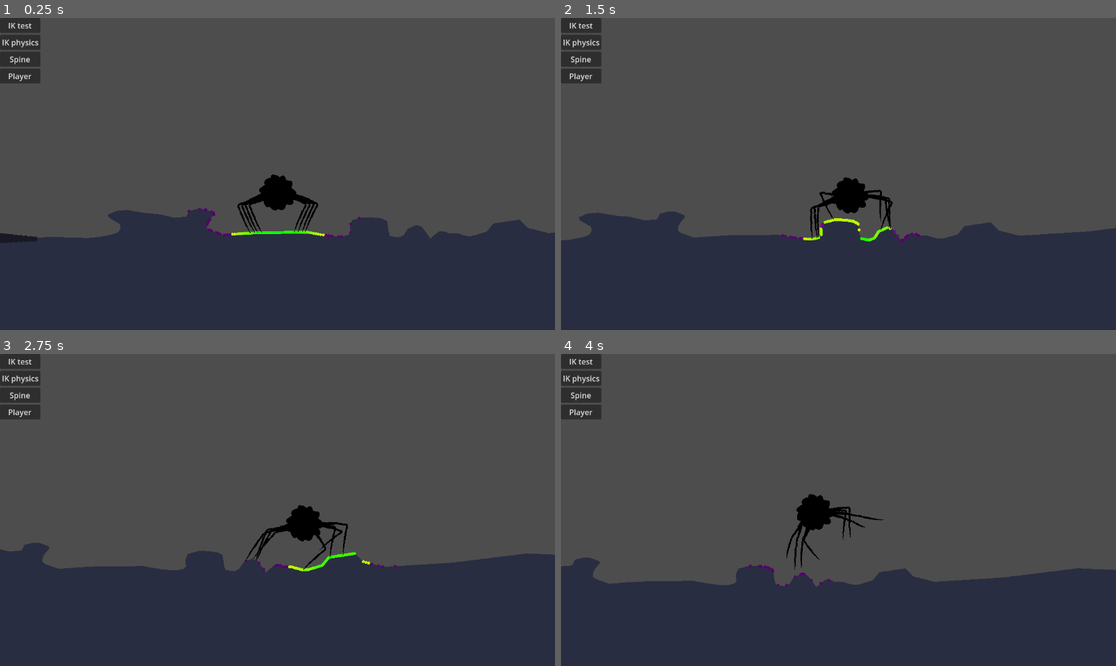
Above: before the commit, frames 1-4 (two rows, left to right).
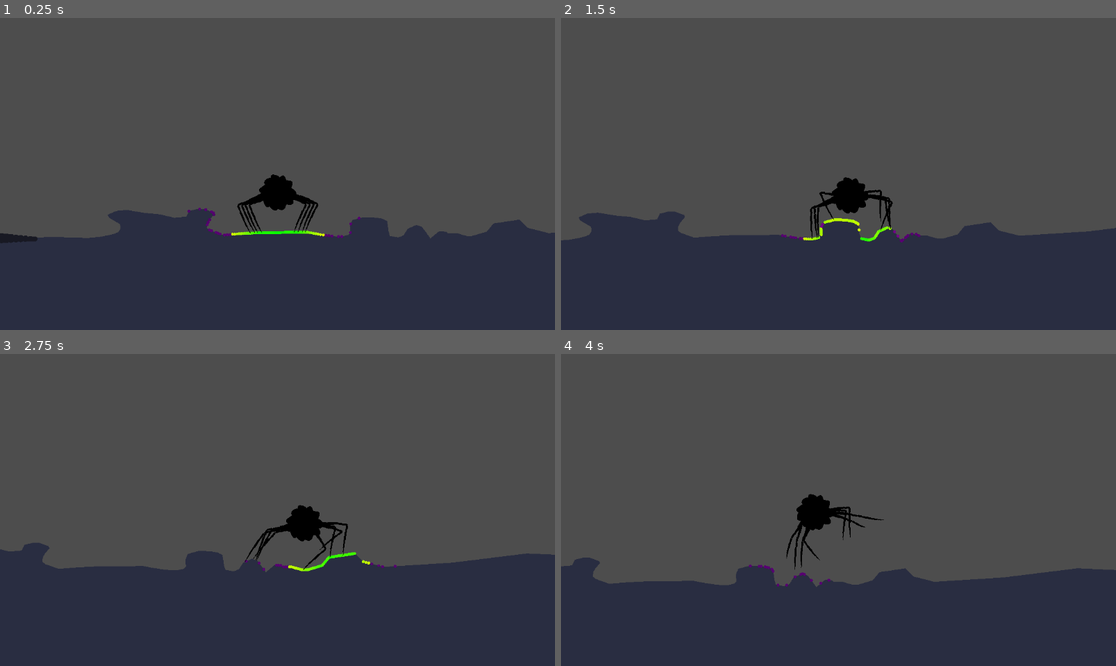
Above: after the commit, the same moments.

Repository: p4triko/CG-2025-Project-Procedural-Animation
Game: Godot game, scene res://scenes/player_testing.tscn
The game is run twice, just before and just after one commit, with the same random seed, the same clock (stepped at 60 frames per second) and the same inputs.
Inputs (mouse positions are in pixels of both pictures, inside the frame that each line leads up to):
- Up to frame 1 (0.25 s): no input
- Up to frame 2 (1.5 s): move the mouse to (960, 158) at 0.52 s; hold D (game_right) 0.53-1.28 s; hold Shift (game_sprint) 0.53-1.28 s; tap Space (game_jump) at 0.77 s; move the mouse to (727, 189) at 1.27 s; hold S (game_down) from 1.28 s (still down); tap Shift (game_sprint) at 1.35 s
- Up to frame 3 (2.75 s): tap Space (game_jump) at 1.52 s; move the mouse to (333, 441) at 2.02 s; release S (game_down) at 2.03 s; hold D (game_right) from 2.03 s (still down); hold Shift (game_sprint) from 2.03 s (still down)
- Up to frame 4 (4 s): move the mouse to (810, 572) at 2.77 s; release D (game_right) at 2.78 s; release Shift (game_sprint) at 2.78 s; hold W (game_up) 2.78-3.53 s; tap Shift (game_sprint) at 2.85 s; tap Space (game_jump) at 3.02, 3.77 s; move the mouse to (1005, 556) at 3.52 s; hold A (game_left) from 3.53 s (still down); hold Shift (game_sprint) from 3.53 s (still down)

The runs differ from the first frame. In frame 1, 1.3% of the frame differs, in the area x 0-8%, y 0-21%; in frame 2, 1.3%; in frame 3, 1.3%; in frame 4, 1.3%.

Commit message:
Add more tentacles with different behaviour to the main scene

Diff:
--- a/scenes/main.tscn
+++ b/scenes/main.tscn
@@ -85,7 +85,7 @@
 polygon = PackedVector2Array(3004, -177, 2037, -62, 1080, -62, 1146, 416, 2102, 435, 3088, 283, 3979, 324, 4248, -64, 4470, -1034, 5780, -1024, 5522, 1317, 301, 1300, 272, -1020, 4505, -1031, 4349, -94)
 
 [node name="CaveCeiling" parent="Cave" instance=ExtResource("4_85g3d")]
-position = Vector2(1632, 386)
+position = Vector2(1625, 397)
 
 [node name="CaveCeiling2" parent="Cave" instance=ExtResource("5_choun")]
 position = Vector2(1630, 3)
@@ -115,11 +115,11 @@
 scale = Vector2(0.99999994, 0.99999994)
 
 [node name="Tentacle" parent="Cave" instance=ExtResource("5_o6xl0")]
-position = Vector2(1341, 393)
-rotation = 0.23368782
-scale = Vector2(0.49999997, 0.49999997)
-follows_mouse = false
-rest_angle = -90.0
+position = Vector2(1180.0001, 271.00003)
+rotation = 0.23368782
+scale = Vector2(0.49999997, 0.49999997)
+follows_mouse = false
+rest_angle = -48.0
 max_length = 200.0
 
 [node name="Tentacle2" parent="Cave" instance=ExtResource("5_o6xl0")]
@@ -132,6 +132,66 @@
 wave_frequency = 1.0
 wave_speed = 2.0
 
+[node name="Tentacle3" parent="Cave" instance=ExtResource("5_o6xl0")]
+position = Vector2(2281, -75)
+rotation = 0.23368782
+scale = Vector2(0.49999997, 0.49999997)
+follows_mouse = false
+max_length = 250.0
+wave_amplitude = 3.0
+wave_frequency = 2.1
+wave_speed = 3.2
+
+[node name="Tentacle4" parent="Cave" instance=ExtResource("5_o6xl0")]
+position = Vector2(3152, -162.99997)
+rotation = 0.23368782
+scale = Vector2(0.49999997, 0.49999997)
+follows_mouse = false
+max_length = 225.0
+wave_amplitude = 2.0
+wave_frequency = 1.0
+wave_speed = 3.7
+
+[node name="Tentacle5" parent="Cave" instance=ExtResource("5_o6xl0")]
+position = Vector2(4054, 142.00003)
+rotation = 0.23368782
+scale = Vector2(0.49999997, 0.49999997)
+follows_mouse = false
+rest_angle = -155.549
+wave_amplitude = 8.0
+wave_frequency = 1.3
+wave_speed = 2.1
+
+[node name="Tentacle8" parent="Cave" instance=ExtResource("5_o6xl0")]
+position = Vector2(4072, 124.00003)
+rotation = 0.23368782
+scale = Vector2(0.49999997, 0.49999997)
+follows_mouse = false
+rest_angle = -176.358
+wave_amplitude = 8.0
+wave_frequency = 1.3
+wave_speed = 2.6
+
+[node name="Tentacle6" parent="Cave" instance=ExtResource("5_o6xl0")]
+position = Vector2(4102, 90.99997)
+rotation = 0.23368782
+scale = Vector2(0.49999997, 0.49999997)
+follows_mouse = false
+rest_angle = -155.549
+wave_amplitude = 2.0
+wave_frequency = 1.0
+wave_speed = 2.2
+
+[node name="Tentacle7" parent="Cave" instance=ExtResource("5_o6xl0")]
+position = Vector2(4075, 114.00003)
+rotation = 0.23368782
+scale = Vector2(0.49999997, 0.49999997)
+follows_mouse = false
+rest_angle = -155.549
+wave_amplitude = 0.5
+wave_frequency = 1.4
+wave_speed = 2.2
+
 [node name="Spines" type="Node2D" parent="Cave"]
 position = Vector2(1153, -97)
 
@@ -161,7 +221,6 @@
 [node name="Spine4" parent="Cave/Spines" node_paths=PackedStringArray("path_to_follow") instance=ExtResource("6_o6xl0")]
 z_index = -2
 path_to_follow = NodePath("../Spline4Path")
-speed = 300.0
 
 [node name="Spline4Path" type="Path2D" parent="Cave/Spines"]
 curve = SubResource("Curve2D_eb6dy")
--- a/scenes/scene_menu.tscn
+++ b/scenes/scene_menu.tscn
@@ -7,6 +7,7 @@
 [ext_resource type="PackedScene" uid="uid://cakvphaqkix4w" path="res://scenes/player_testing.tscn" id="5_4kt5k"]
 
 [node name="CanvasLayer" type="CanvasLayer"]
+visible = false
 
 [node name="SceneMenu" type="VBoxContainer" parent="."]
 offset_right = 40.0
--- a/scripts/tentacle.gd
+++ b/scripts/tentacle.gd
@@ -68,6 +68,8 @@
 	if tip_point:
 		tip_point.global_position = segments[-1]
 
+	queue_redraw()
+
 func solve_ik(target: Vector2) -> void:
 	segments[-1] = target # Snap tip to the target
 
@@ -109,3 +111,7 @@
 	for i in range(segments.size()):
 		var local_pos = line_2d.to_local(segments[i])
 		line_2d.set_point_position(i, local_pos)
+
+func _draw():
+	#draw_circle(to_local(tip_point.global_position), 250.0, Color.RED, false)
+	pass
